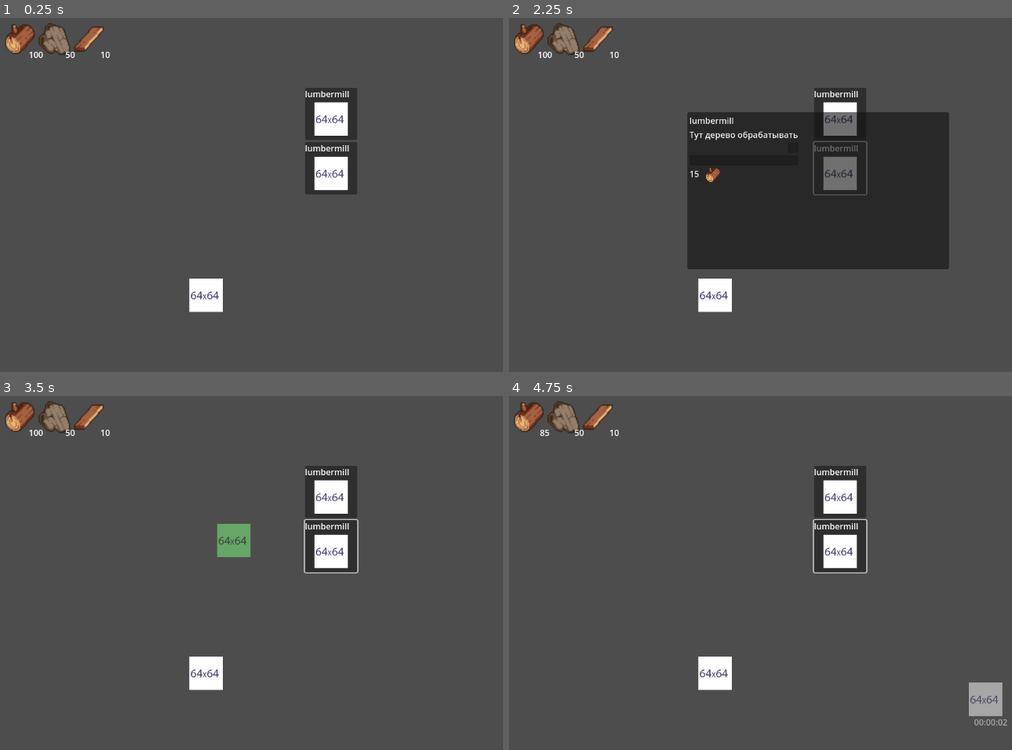
Above: before the commit, frames 1-4 (two rows, left to right).
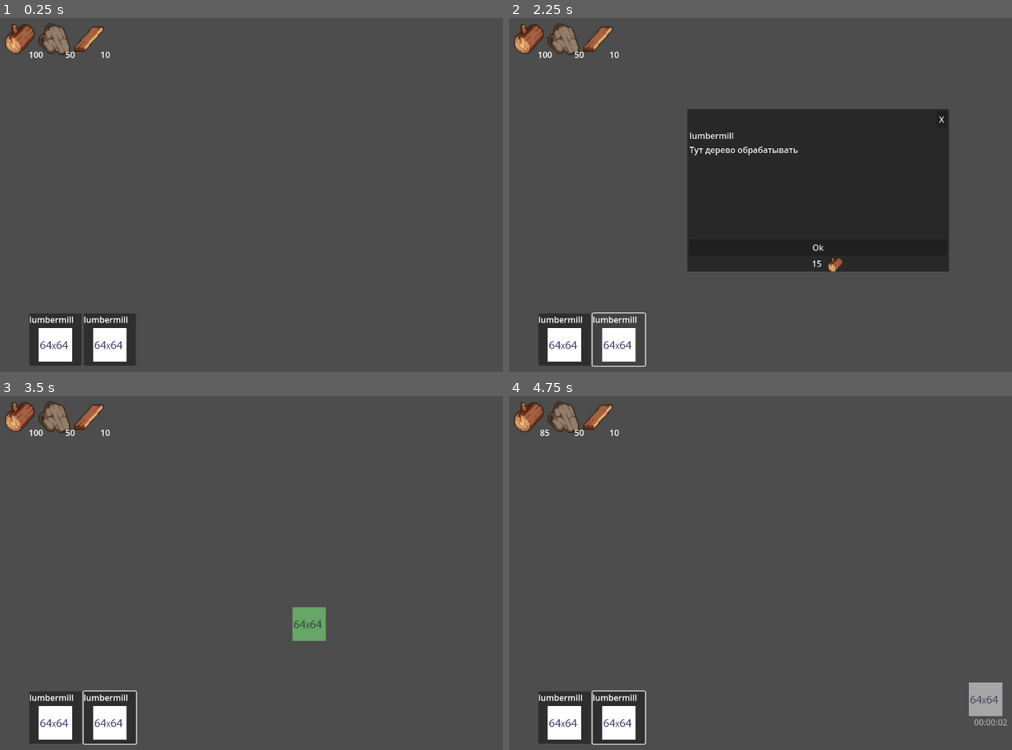
Above: after the commit, the same moments.

Repository: McRamon/Homework
Game: Godot game, scene res://Base/Scenes/Base.tscn
The game is run twice, just before and just after one commit, with the same random seed, the same clock (stepped at 60 frames per second) and the same inputs.
Inputs (mouse positions are in pixels of both pictures, inside the frame that each line leads up to; where the layout moved, square brackets give the same spot in the first picture):
- Up to frame 1 (0.25 s): no input
- Up to frame 2 (2.25 s): click "lumbermill" at 0.5 s; click (941, 120) [790, 148] at 1.25 s; click "lumbermill" at 2 s
- Up to frame 3 (3.5 s): click (306, 626) [236, 537] at 2.75 s
- Up to frame 4 (4.75 s): tap Enter at 3.5 s; move the mouse to (981, 700) at 3.52 s; hold D (move_right) 3.53-4.25 s; tap Space (ability) at 3.6 s; click (981, 700) at 3.67 s; click "OK" at 4.25 s

The runs differ from the first frame. In frame 1, 6.4% of the frame differs, in the area x 5-71%, y 19-99%; in frame 2, 6.4%; in frame 3, 7.9%, in the area x 5-72%, y 19-99%; in frame 4, 6.7%.

Commit message:
еще лучше

Diff:
--- a/Base/Scenes/Base.tscn
+++ b/Base/Scenes/Base.tscn
@@ -6,7 +6,6 @@
 [ext_resource type="PackedScene" uid="uid://dtp5y8l2kkn4g" path="res://Base/Scenes/BuildingMenu.tscn" id="3_74c0f"]
 [ext_resource type="PackedScene" uid="uid://c8hulfmr1egcw" path="res://Base/Scenes/building_info_dialog.tscn" id="5_4lwyu"]
 [ext_resource type="TileSet" uid="uid://ch3l56yewlrit" path="res://Base/Scenes/base_tile_set.tres" id="6_7q7ng"]
-[ext_resource type="PackedScene" uid="uid://ckpm7num6gdm6" path="res://Base/Scenes/lumbermill.tscn" id="8_c36tp"]
 
 [node name="Base" type="Node2D"]
 
@@ -24,10 +23,10 @@
 [node name="CanvasLayer" type="CanvasLayer" parent="."]
 
 [node name="BuildingMenu" parent="CanvasLayer" instance=ExtResource("3_74c0f")]
-offset_left = 592.0
-offset_top = 153.0
-offset_right = 592.0
-offset_bottom = 153.0
+offset_left = 65.0
+offset_top = 585.0
+offset_right = 65.0
+offset_bottom = 585.0
 building_types = Array[ExtResource("3_4lwyu")]([ExtResource("3_3ioic"), ExtResource("3_3ioic")])
 
 [node name="BuildingInfoDialog" parent="CanvasLayer/BuildingMenu" instance=ExtResource("5_4lwyu")]
@@ -43,6 +42,3 @@
 
 [node name="TileMapLayer" type="TileMapLayer" parent="."]
 tile_set = ExtResource("6_7q7ng")
-
-[node name="Lumbermill" parent="." instance=ExtResource("8_c36tp")]
-position = Vector2(403, 550)
--- a/Base/Scenes/BuildingMenu.tscn
+++ b/Base/Scenes/BuildingMenu.tscn
@@ -7,5 +7,5 @@
 anchors_preset = 0
 script = ExtResource("1_psjch")
 
-[node name="ButtonsContainer" type="VBoxContainer" parent="."]
+[node name="ButtonsContainer" type="HBoxContainer" parent="."]
 layout_mode = 2
--- a/Base/Scenes/building.tscn
+++ /dev/null
@@ -1,15 +0,0 @@
-[gd_scene load_steps=2 format=3 uid="uid://cvd8jeh6br5mx"]
-
-[ext_resource type="SpriteFrames" uid="uid://crpflad7agoac" path="res://Base/Res/buildings.tres" id="1_ioa25"]
-
-[node name="Building" type="Node2D"]
-
-[node name="Building" type="Node2D" parent="."]
-
-[node name="Sprite" type="AnimatedSprite2D" parent="Building"]
-sprite_frames = ExtResource("1_ioa25")
-animation = &"lumbermill_icon"
-
-[node name="TimeLabel" type="Label" parent="."]
-offset_right = 40.0
-offset_bottom = 23.0
--- a/Base/Scenes/building_info_dialog.tscn
+++ b/Base/Scenes/building_info_dialog.tscn
@@ -3,7 +3,7 @@
 [ext_resource type="SpriteFrames" uid="uid://dpt5w44ffb88j" path="res://Base/Res/items.tres" id="1_wkkhr"]
 
 [node name="BuildingInfoDialog" type="PopupPanel"]
-size = Vector2i(500, 300)
+size = Vector2i(500, 311)
 visible = true
 
 [node name="Content" type="GridContainer" parent="."]
@@ -14,12 +14,22 @@
 offset_left = 4.0
 offset_top = 4.0
 offset_right = 496.0
-offset_bottom = 296.0
+offset_bottom = 307.0
 grow_horizontal = 2
 grow_vertical = 2
+size_flags_horizontal = 3
+size_flags_vertical = 3
+
+[node name="CancelButton" type="Button" parent="Content"]
+custom_minimum_size = Vector2(20, 20)
+layout_mode = 2
+size_flags_horizontal = 10
+text = "X"
 
 [node name="Title" type="Label" parent="Content"]
 layout_mode = 2
+size_flags_horizontal = 3
+size_flags_vertical = 1
 text = "Title"
 
 [node name="DescriptionLabel" type="Label" parent="Content"]
@@ -32,17 +42,15 @@
 
 "
 
-[node name="CancelButton" type="Button" parent="Content"]
-custom_minimum_size = Vector2(20, 20)
-layout_mode = 2
-size_flags_horizontal = 8
-
 [node name="BuildButton" type="Button" parent="Content"]
 custom_minimum_size = Vector2(50, 20)
 layout_mode = 2
+size_flags_vertical = 10
+text = "Ok"
 
 [node name="RequirementsContainer" type="HBoxContainer" parent="Content"]
 layout_mode = 2
+size_flags_horizontal = 4
 
 [node name="ResourceIcon" type="AnimatedSprite2D" parent="Content/RequirementsContainer"]
 position = Vector2(45, 14)
--- a/Base/Scenes/crafting_menu.tscn
+++ b/Base/Scenes/crafting_menu.tscn
@@ -34,22 +34,18 @@
 grow_horizontal = 2
 grow_vertical = 0
 
-[node name="Queue" type="VBoxContainer" parent="Panel/HBoxContainer"]
+[node name="Queue" type="HBoxContainer" parent="Panel/HBoxContainer"]
 layout_mode = 2
+size_flags_horizontal = 3
 
 [node name="ConfirmButton" type="Button" parent="Panel/HBoxContainer"]
 layout_mode = 2
+text = "Ok"
 
 [node name="Timer" type="Timer" parent="Panel"]
 
-[node name="InfoLabel" type="Label" parent="Panel"]
-layout_mode = 1
-anchors_preset = 10
-anchor_right = 1.0
-offset_bottom = 23.0
-grow_horizontal = 2
-
 [node name="CloseButton" type="Button" parent="Panel"]
+custom_minimum_size = Vector2(50, 50)
 layout_mode = 1
 anchors_preset = 1
 anchor_left = 1.0
@@ -57,3 +53,21 @@
 offset_left = -8.0
 offset_bottom = 8.0
 grow_horizontal = 0
+text = "X
+"
+
+[node name="VBoxContainer" type="VBoxContainer" parent="."]
+layout_mode = 1
+anchors_preset = 13
+anchor_left = 0.5
+anchor_right = 0.5
+anchor_bottom = 1.0
+offset_left = -0.5
+offset_right = 0.5
+grow_horizontal = 2
+grow_vertical = 2
+
+[node name="InfoLabel" type="Label" parent="VBoxContainer"]
+layout_mode = 2
+size_flags_horizontal = 4
+size_flags_vertical = 3
--- a/Code/autoloads/CraftingMenu.gd
+++ b/Code/autoloads/CraftingMenu.gd
@@ -6,7 +6,7 @@
 
 @onready var recipe_container := $Panel/VBoxContainer
 @onready var queue_container  := $Panel/HBoxContainer/Queue
-@onready var info_label       := $Panel/InfoLabel
+@onready var info_label       := $VBoxContainer/InfoLabel
 @onready var confirm_button   := $Panel/HBoxContainer/ConfirmButton
 @onready var close_button     := $Panel/CloseButton
 @onready var timer            := $Panel/Timer
@@ -23,22 +23,16 @@
 	timer.timeout.connect(_on_timer_timeout)
 
 func open(recipes_list: Array[ItemRecipe]) -> void:
-	# Сохраняем список (если нужно)
 	recipes = recipes_list
-
 	# Очищаем старые кнопки
 	for child in recipe_container.get_children():
 		child.queue_free()
-
-	# Очищаем очередь справа
 	_update_queue_display()
-
-	# Сбрасываем правую панель
 	current_recipe = null
-	info_label.text      = "Выберите рецепт"
+	info_label.text       = "Выберите рецепт"
 	confirm_button.disabled = true
 
-	# Создаём кнопку на каждый рецепт (сначала настраиваем, затем добавляем)
+	# Сначала настраиваем button, потом добавляем
 	for r in recipes_list:
 		var btn = recipe_button_scene.instantiate() as RecipeButton
 		btn.setup(r)
@@ -47,28 +41,19 @@
 			_on_recipe_selected(r)
 		)
 
-	# Показываем меню и поднимаем его наверх
 	show()
-
-	# Центрируем по экрану
 	position = (get_viewport().get_visible_rect().size - size) * 0.5
 
 func _on_recipe_selected(r: ItemRecipe) -> void:
 	current_recipe = r
-	# название и длительность
-	var name_out = ""
-	if r.output.size() > 0 and r.output[0].has("Item"):
-		name_out = (r.output[0]["Item"] as Item).name
-	info_label.text = "%s\nДлительность: %ss" % [name_out, r.duration]
-	# проверяем ресурсы
+	var name_out = r.output.size() > 0 and (r.output[0]["Item"] as Item).name or ""
+	info_label.text       = "%s\nДлительность: %ss" % [name_out, r.duration]
 	confirm_button.disabled = not ResourceManager.can_afford(r.input)
 
 func _on_confirm_pressed() -> void:
 	if not current_recipe:
 		return
-	# списываем ресурсы
 	ResourceManager.spend(current_recipe.input)
-	# добавляем в очередь и стартуем таймер, если он свободен
 	queue.append(current_recipe)
 	_update_queue_display()
 	if timer.is_stopped():
@@ -78,9 +63,8 @@
 	if queue.is_empty():
 		return
 	var finished = queue.pop_front()
-	# выдаём результат
 	for out in finished.output:
-		var item = out.get("Item") as Item
+		var item   = out["Item"] as Item
 		var amount = out.get("amount", 1)
 		ResourceManager.add_resource(item.name.to_lower(), amount)
 	_update_queue_display()
@@ -88,15 +72,47 @@
 		timer.start(queue[0].duration)
 
 func _update_queue_display() -> void:
-	# Очищаем предыдущие Label
+	# 1) Убираем всё старое
 	for child in queue_container.get_children():
 		child.queue_free()
 
-	# Рисуем текущую очередь
+	# 2) Задаём отступы между элементами (как separation в Godot 3)
+	queue_container.add_theme_constant_override("separation", 8)
+
+	# 3) Для каждого рецепта в очереди рисуем TextureRect
 	for recipe in queue:
-		var lbl := Label.new()
-		var name_out : String = ""
+		var item: Item = null
 		if recipe.output.size() > 0 and recipe.output[0].has("Item"):
-			name_out = (recipe.output[0]["Item"] as Item).name
-		lbl.text = name_out
-		queue_container.add_child(lbl)
+			item = recipe.output[0]["Item"] as Item
+
+		if not item:
+			var spacer = Control.new()
+			spacer.custom_minimum_size = Vector2(32,32)
+			queue_container.add_child(spacer)
+			continue
+
+		# выбираем анимацию точно так же, как в RecipeButton
+		var frames = item.spritesheet
+		var anims  = frames.get_animation_names()
+		var base   = item.name.strip_edges().to_lower().replace(" ", "_")
+		var chosen = ""
+		if base + "_icon"     in anims:
+			chosen = base + "_icon"
+		elif base + "_ui_icon" in anims:
+			chosen = base + "_ui_icon"
+		elif "default_icon"   in anims:
+			chosen = "default_icon"
+		elif anims.size() > 0:
+			chosen = anims[0]
+
+		# первый кадр выбранной анимации
+		var tex: Texture2D = null
+		if chosen != "":
+			tex = frames.get_frame_texture(chosen, 0)
+
+		var icon = TextureRect.new()
+		icon.texture = tex
+		icon.custom_minimum_size = Vector2(32,32)
+		icon.stretch_mode        = TextureRect.STRETCH_KEEP_ASPECT_CENTERED
+
+		queue_container.add_child(icon)
--- a/Code/autoloads/ResourceManager.gd
+++ b/Code/autoloads/ResourceManager.gd
@@ -1,28 +1,28 @@
-# ResourceManager.gd
+# res://Base/Code/autoloads/ResourceManager.gd
 extends Node
 
 
 signal resource_changed(type: String, amount: int)
 
-var resources: Dictionary = {}        # { "wood": 100 }
-var resource_items: Dictionary = {}   # { "wood": Item }
-var resource_icons: Dictionary = {}   # { "wood": Texture2D }
+var resources      : Dictionary = {}  # { "wood": 100 }
+var resource_items : Dictionary = {}  # { "wood": Item  }
+var resource_icons : Dictionary = {}  # { "wood": Texture2D }
 
-func _ready():
-	var wood = load("res://Base/Res/wood.tres") as ItemMaterial
-	var stone = load("res://Base/Res/stone.tres") as ItemMaterial
-	var plank = load("res://Base/Res/plank.tres") as ItemMaterial
+func _ready() -> void:
+	# Регистрация начальных ресурсов
+	var wood  = load("res://Base/Res/wood.tres")  as Item
+	var stone = load("res://Base/Res/stone.tres") as Item
+	var plank = load("res://Base/Res/plank.tres") as Item
 
-	register_resource(wood, 100)
+	register_resource(wood,  100)
 	register_resource(stone, 50)
 	register_resource(plank, 10)
-	print("✅ Ресурсы инициализированы:", resources)
 
-func register_resource(item: Item, start_amount: int = 0):
-	var id := item.name.to_lower()
+func register_resource(item: Item, start_amount: int = 0) -> void:
+	var id = item.name.to_lower()
 	if id in resources:
 		return
-	resources[id] = start_amount
+	resources[id]      = start_amount
 	resource_items[id] = item
 	resource_icons[id] = item.spritesheet.get_frame_texture(item.get_animation("ui"), 0)
 	emit_signal("resource_changed", id, start_amount)
@@ -30,27 +30,55 @@
 func get_item(id: String) -> Item:
 	return resource_items.get(id)
 
-func add_resource(id: String, amount: int):
-	resources[id] = resources.get(id, 0) + amount
-	emit_signal("resource_changed", id, resources[id])
-
 func get_amount(id: String) -> int:
 	return resources.get(id, 0)
 
+func add_resource(id: String, amount: int) -> void:
+	var new_amt = max(get_amount(id) + amount, 0)
+	resources[id] = new_amt
+	emit_signal("resource_changed", id, new_amt)
+
 func can_afford(requirements: Array) -> bool:
 	for req in requirements:
-		if not (req.has("resource") and req.has("amount")):
+		# 1) Определяем, где лежит Item и количество
+		var item : Item
+		var need : int
+
+		if req.has("resource") and req.has("amount"):
+			item = req["resource"] as Item
+			need = req["amount"]
+		elif req.has("Item") and req.has("amount"):
+			item = req["Item"] as Item
+			need = req["amount"]
+		else:
+			# нет нужных полей — пропускаем
 			continue
-		var res: Item  = req["resource"]
-		var amt: int   = req["amount"]
-		if get_amount(res.name.to_lower()) < amt:
+
+		# 2) Проверяем наличие
+		var id = item.name.to_lower()
+		if get_amount(id) < need:
 			return false
 	return true
 
-func spend(requirements: Array):
+func spend(requirements: Array) -> void:
+	# сначала убеждаемся, что можем списать
+	if not can_afford(requirements):
+		push_warning("ResourceManager: недостаточно ресурсов для этого рецепта")
+		return
+
+	# затем списываем по тому же алгоритму
 	for req in requirements:
-		if not (req.has("resource") and req.has("amount")):
+		var item : Item
+		var need : int
+
+		if req.has("resource") and req.has("amount"):
+			item = req["resource"] as Item
+			need = req["amount"]
+		elif req.has("Item") and req.has("amount"):
+			item = req["Item"] as Item
+			need = req["amount"]
+		else:
 			continue
-		var res: Item  = req["resource"]
-		var amt: int   = req["amount"]
-		add_resource(res.name.to_lower(), -amt)
+
+		var id = item.name.to_lower()
+		add_resource(id, -need)
Not shown: 1 places in Base/Scenes/Base.tscn that only renumber resources
